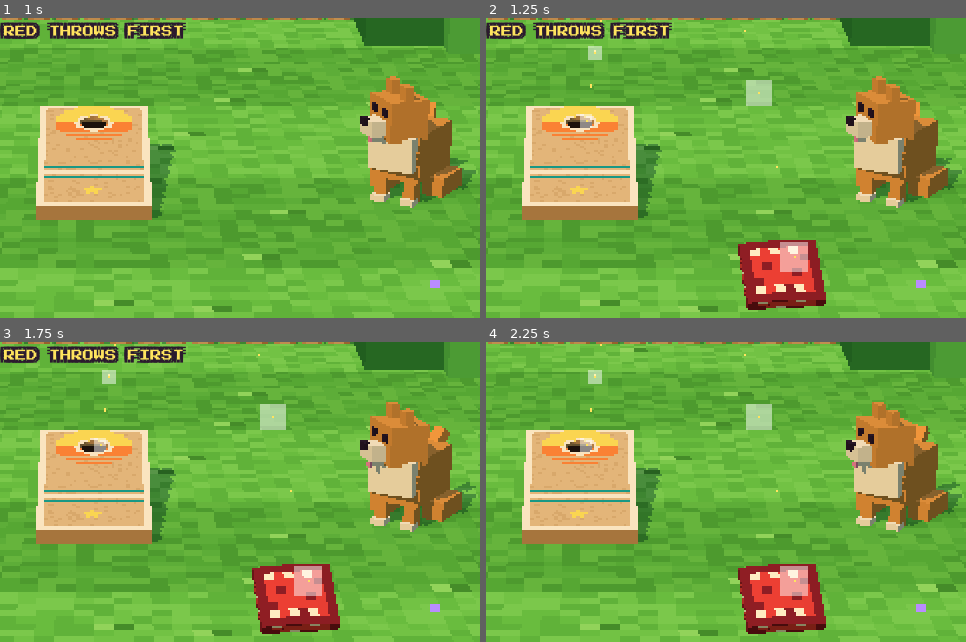
Above: before the commit, frames 1-4 (two rows, left to right).
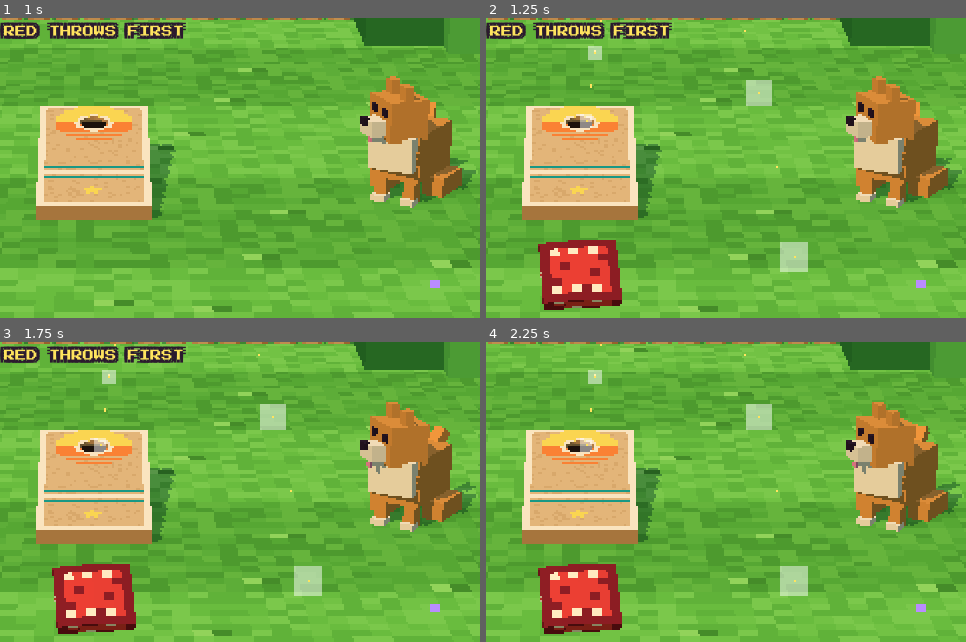
Above: after the commit, the same moments.

Repository: Ashe-Oro/backyard-games
Game: browser game, page index.html
The game is run twice, just before and just after one commit, with the same random seed, the same clock (stepped at 60 frames per second) and the same inputs.
Inputs:
- Up to frame 1 (1 s): click "SOLO PRACTICE JUST YOU · NO O…" at 0.27 s; click "NORMAL" at 0.52 s
- Up to frame 2 (1.25 s): tap Space at 1.1 s
- Up to frame 3 (1.75 s): tap Space at 1.6 s
- Up to frame 4 (2.25 s): tap Space at 2.1 s
The pictures show only the part of the screen within x 40-90%, y 35-85%; the shares and areas given below are measured in that part.

Frame 1 is identical in both runs. In frame 2, 7.4% of the frame differs, in the area x 10-71%, y 74-98%; in frame 3, 7.4%; in frame 4, 7.4%.

Commit message:
Center held bag directly below the board

Diff:
--- a/index.html
+++ b/index.html
@@ -679,14 +679,14 @@
 // Present the held bag as a foreground hand model. Physics still releases from
 // the regulation pitcher's box; screen framing must not change that origin.
 const heldTilt = new THREE.Quaternion().setFromEuler(new THREE.Euler(.8, 0, 0));
-function positionHeldBag(rx, yaw) {
+function positionHeldBag(yaw) {
   const portrait = clamp((1.2 - camera.aspect) / .65, 0, 1);
   // Cap screen height too, so a wide landscape phone doesn't enlarge the bag.
   const width = Math.min(.065 + .055 * portrait, .10 / camera.aspect);
   const halfFov = Math.tan(camera.fov * Math.PI / 360);
   const depth = BAG / (2 * halfFov * camera.aspect * width);
   const halfHeight = depth * halfFov;
-  held.position.set((rx < 0 ? -.42 : .42) * halfHeight * camera.aspect, -.56 * halfHeight, -depth)
+  held.position.set(0, -.56 * halfHeight, -depth)
     .applyQuaternion(camera.quaternion).add(camera.position);
   held.quaternion.copy(camera.quaternion).multiply(heldTilt);
   held.rotateY(-yaw);
@@ -1245,12 +1245,12 @@
     if (b.state === 'slide') b.spin *= Math.pow(0.1, dt);
   }
   updateFlightTrail(dt);
-  // Held bag and indicators follow the thrower and aim; the camera stays fixed.
+  // The held bag stays centered below the board; aim indicators follow the thrower.
   const t = thrower(), rx = releaseX(t);
   const showHeld = M.phase === 'aim' || M.phase === 'cpu';
   const yaw = baseYaw(rx) + M.aim;
   held.visible = showHeld;
-  if (showHeld) positionHeldBag(rx, yaw);
+  if (showHeld) positionHeldBag(yaw);
   // One calm-air sweet-spot reference throw, independent of touch and meter speed.
   const preview=newBody(t);launch(preview,rx,WIN[t+M.side[t]+M.arc].mid,M.aim,0,M.arc,M.spin);
   aimDots.forEach((d, i) => {
--- a/tests/framing_check.cjs
+++ b/tests/framing_check.cjs
@@ -56,7 +56,8 @@
           }
           assert(view.bag.top > view.board.bottom, 'Held bag must read as foreground');
           const center = (view.bag.left+view.bag.right)/2;
-          assert(Math.abs(center - (side==='right'?.71:.29)) < .02);
+          const boardCenter = (view.board.left+view.board.right)/2;
+          assert(Math.abs(center - boardCenter) < .02, 'Held bag must align with the board on both throwing sides');
           assert.deepEqual(view.origin,[side==='right'?.62:-.62,1.3,-.45]);
           if (aim===-.12) globalThis.fixedCamera = view.camera;
           else assert.deepEqual(view.camera,globalThis.fixedCamera,'Aiming must not move the camera');
